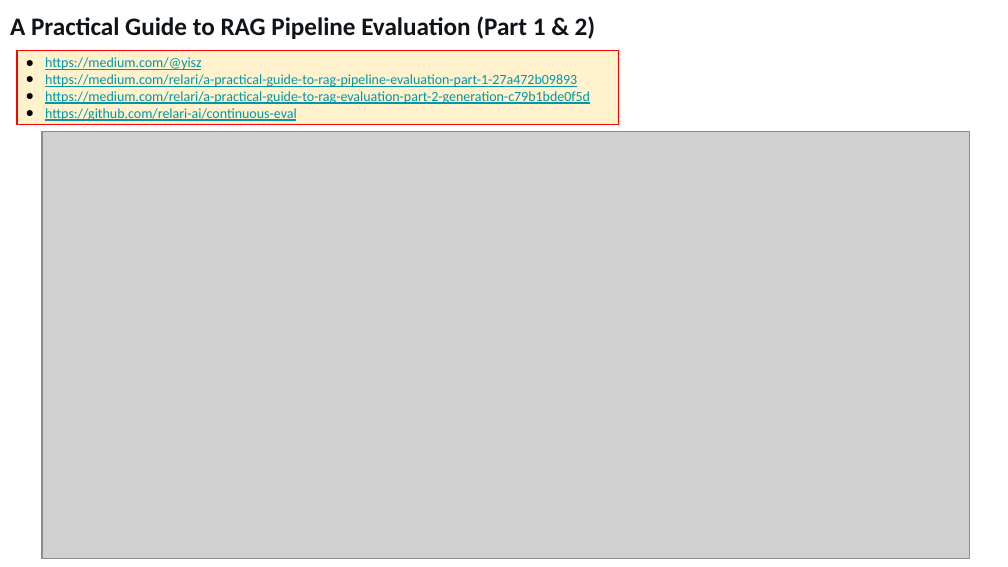
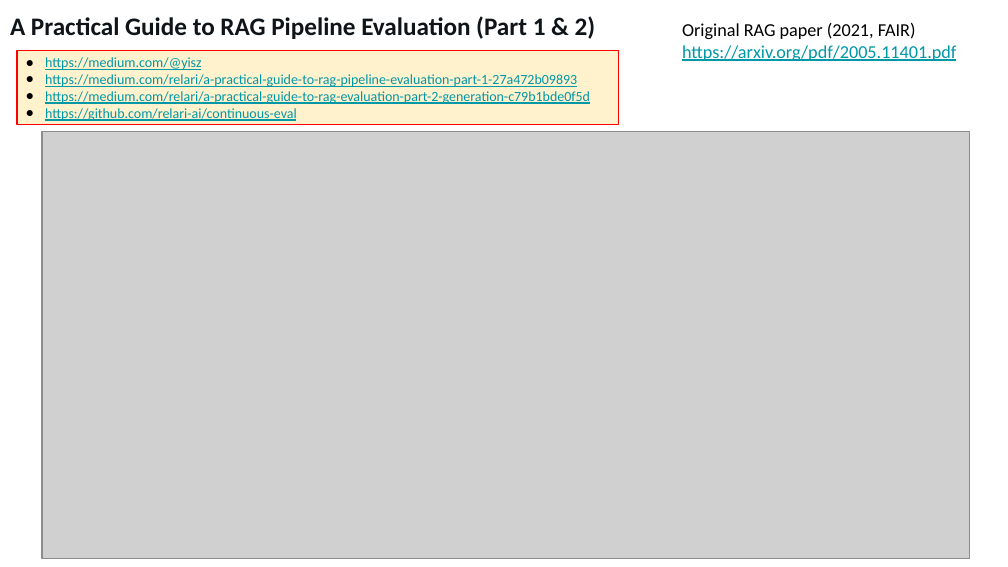
Before and after one commit to lselector/seminar, a slide deck: slide 14 of 2024/2024-04-12-AI-Updates.pptx. Drawn at 1008x567 pixels with LibreOffice and Linux fonts; fonts in the diff are those of the drawing; grey boxes stand for pictures. Boxes give left, top, right and bottom in pixels: in the first picture for what was removed or moved away, otherwise in the second. Text is boxed around its words. In the diff, an @@ line names an element or a change of style, - is before the commit and + after.

```diff
--- a/2024/2024-04-12-AI-Updates.pptx
+++ b/2024/2024-04-12-AI-Updates.pptx
@@ text added at [682,23,956,61], 13 pt, text #0097A7, underline @@
+Original RAG paper (2021, FAIR)
+https://arxiv.org/pdf/2005.11401.pdf
```
Also in this commit, not shown: 4 other slides changed, 1 slide added.
